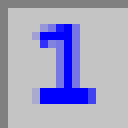
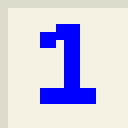
Layered file, before and after one edit (128 × 128). Changes by layer:
painted on "1" over [32, 24, 96, 104]
